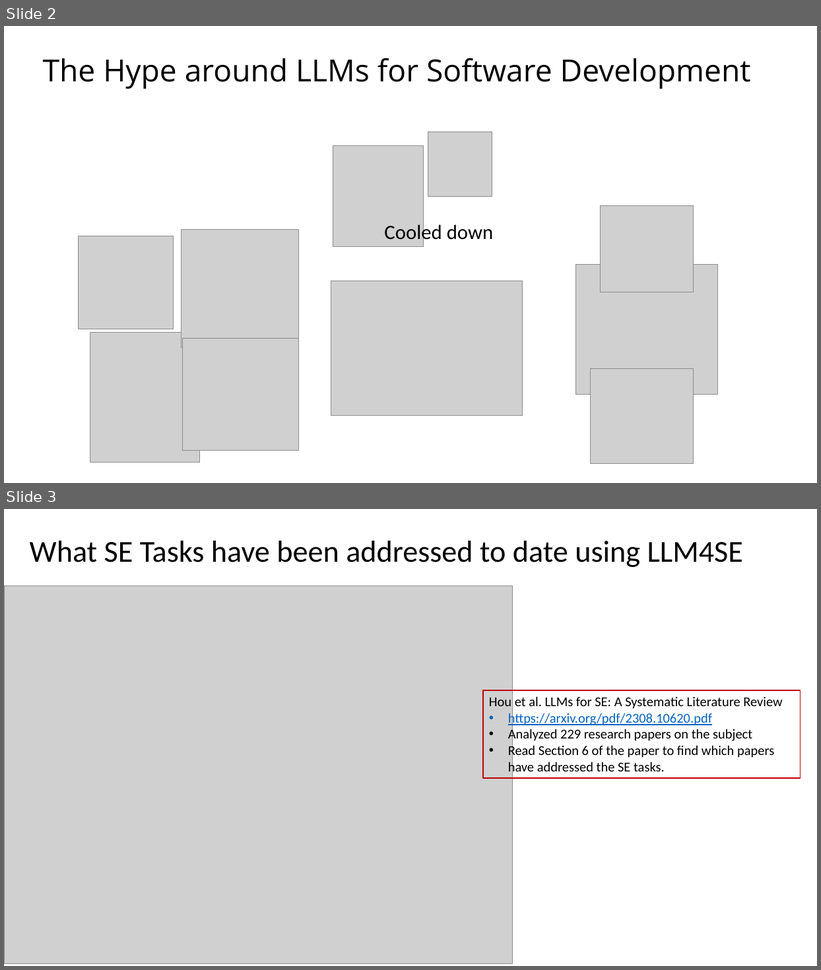
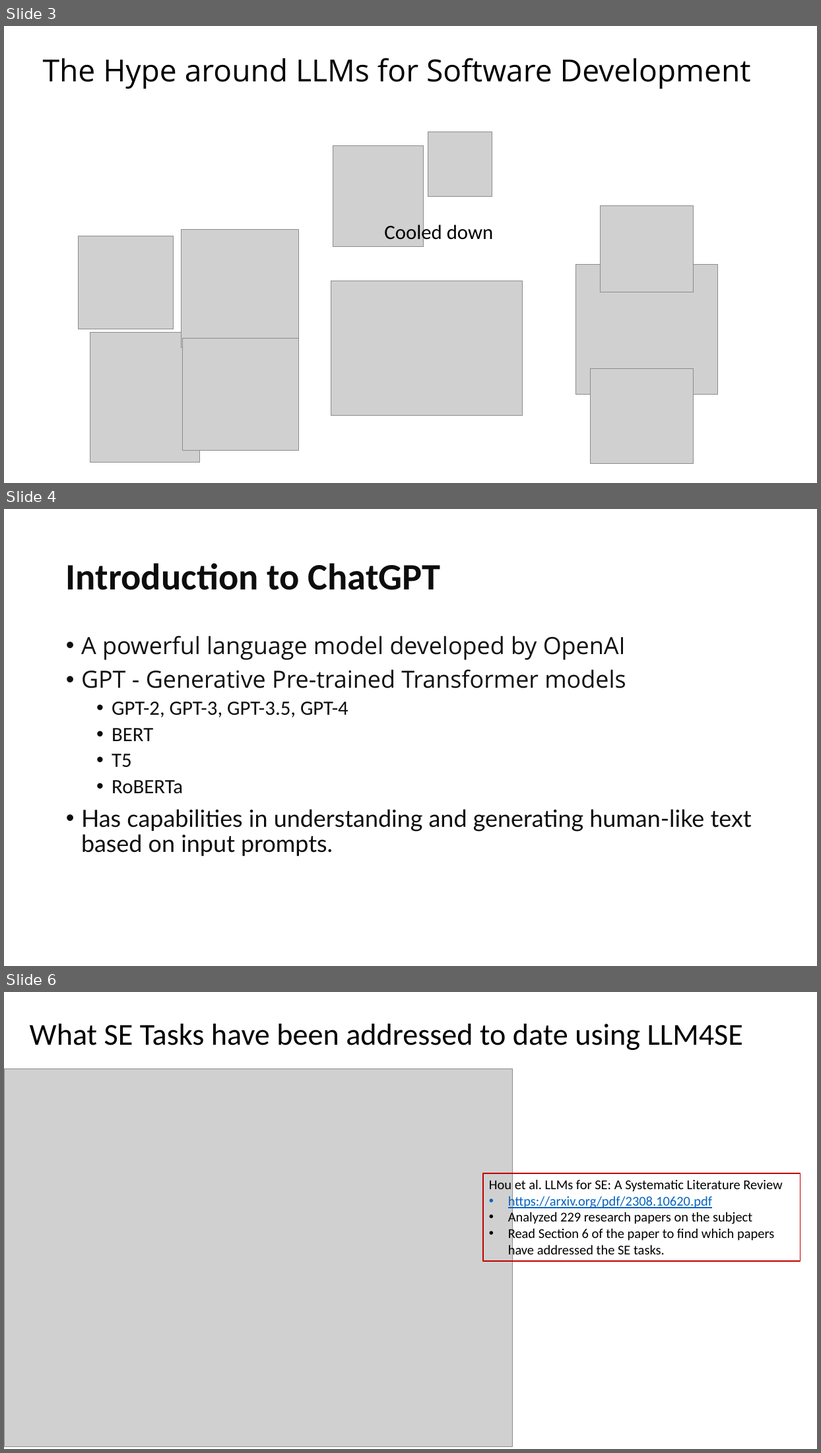
Before and after one commit to johnxu21/johnxu21.github.io, a slide deck: teaching/CS472/Timetable/LLM.pptx. Shown one above the other, each under a label of ours: slides 2 and 3 before the commit, slides 3, 4 and 6 after it; the slides between them are not shown. The pictures are 821x970 and 821x1453 pixels, drawn with LibreOffice and Linux fonts; fonts in the diff are those of the drawing; grey boxes stand for pictures. Boxes give left, top, right and bottom in pixels: in the first picture for what was removed or moved away, otherwise in the second. Text is boxed around its words. In the diff, an @@ line names an element or a change of style, - is before the commit and + after.

Commit message:
ChatPGT tasks

```diff
--- a/teaching/CS472/Timetable/LLM.pptx
+++ b/teaching/CS472/Timetable/LLM.pptx
@@ slide 4 added at (4, 509, 817, 966), background #FFFFFF @@
@@ title added at (66, 563, 441, 590), 44 pt, text #0D0D0D, bold @@
+Introduction to ChatGPT
@@ text added at (81, 636, 752, 856), 28 pt, text #0D0D0D @@
+• A powerful language model developed by OpenAI
+• GPT - Generative Pre-trained Transformer models
+  • GPT-2, GPT-3, GPT-3.5, GPT-4
+  • BERT
+  • T5
+  • RoBERTa
+• Has capabilities in understanding and generating human-like text based on input prompts.
@@ what was slide 2 is now slide 3 @@
@@ what was slide 3 is now slide 6 @@
```
Also in this commit, not shown: 5 slides changed, 9 other slides added, 3 other files.
